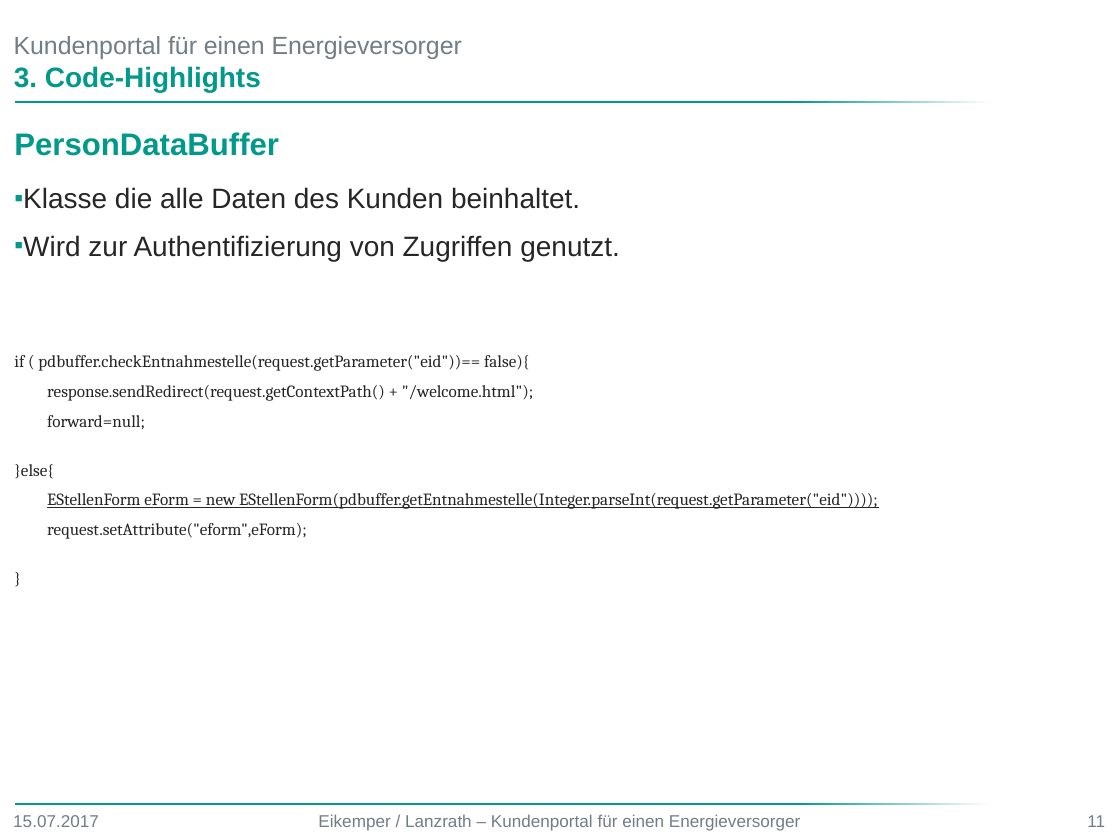
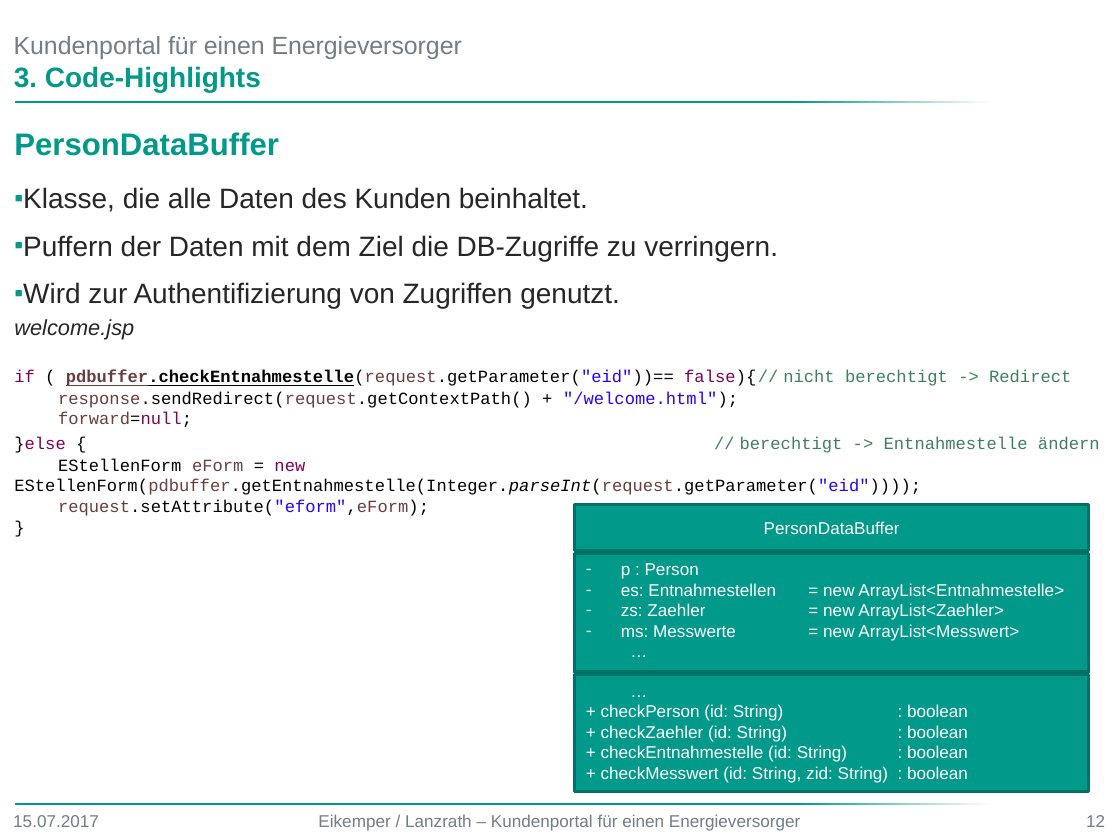
Before and after one commit to DerMagsTa/Kundenportal, a slide deck: slide 12 of Präsentation Web Programmierung.pptx (slide 11 before the commit). Drawn at 1120x840 pixels with LibreOffice and Linux fonts; fonts in the diff are those of the drawing; background and template pictures are left out. Boxes give left, top, right and bottom in pixels: in the first picture for what was removed or moved away, otherwise in the second. Text is boxed around its words. In the diff, an @@ line names an element or a change of style, - is before the commit and + after.

```diff
--- a/Präsentation Web Programmierung.pptx
+++ b/Präsentation Web Programmierung.pptx
@@ text at bbox=[23, 187, 778, 261]: text changed @@
-    ▪ Klasse die alle Daten des Kunden beinhaltet.
+    ▪ Klasse, die alle Daten des Kunden beinhaltet.
+    ▪ Puffern der Daten mit dem Ziel die DB-Zugriffe zu verringern.
@@ text at bbox=[14, 319, 1071, 386]: text changed; font Cambria to Courier New; text colour #262626 to #000000 @@
-if ( pdbuffer.checkEntnahmestelle(request.getParameter("eid"))== false){
+welcome.jsp
+if ( pdbuffer.checkEntnahmestelle(request.getParameter("eid"))== false){ // nicht berechtigt -> Redirect
@@ text at bbox=[14, 391, 921, 516]: font Cambria to Courier New in "response.sendRedirect(request.getContextPath() + "/welcome.h ...", "forward=null;", "EStellenForm eForm = new EStellenForm(pdbuffer.getEntnahmest ...", "request.setAttribute("eform",eForm);" and 1 more places; text colour #262626 to #6A3E3E in "response.sendRedirect(request.getContextPath()", "forward=null;", "eForm EStellenForm(pdbuffer.getEntnahmestelle(Integer.parseI ...", "request.setAttribute("eform",eForm);"; text colour #262626 to #000000 in "response.sendRedirect(request.getContextPath() + "/welcome.h ...", "forward=null;", "EStellenForm = EStellenForm(pdbuffer.getEntnahmestelle(Integ ...", "request.setAttribute("eform",eForm);" and 1 more places; text colour #262626 to #2A00FF in ""/welcome.html");", "EStellenForm(pdbuffer.getEntnahmestelle(Integer.parseInt(req ...", "request.setAttribute("eform",eForm);"; text colour #262626 to #7F0055 in "forward=null;", "new"; italic on in "EStellenForm(pdbuffer.getEntnahmestelle(Integer.parseInt(req ..."; underline off in "EStellenForm eForm = new EStellenForm(pdbuffer.getEntnahmest ..."; list level 4 to 1 in "response.sendRedirect(request.getContextPath() + "/welcome.h ..."; list level 4 to 1 in "forward=null;"; list level 4 to 1 in "EStellenForm eForm = new EStellenForm(pdbuffer.getEntnahmest ..."; list level 4 to 1 in "request.setAttribute("eform",eForm);"; less space between paragraphs @@
@@ text at bbox=[14, 437, 1100, 453]: text changed; font Cambria to Courier New; text colour #262626 to #3F7F5F @@
-}else{
+}else { // berechtigt -> Entnahmestelle ändern
@@ rectangle added at bbox=[575, 505, 1089, 551], fill #00998A, outline #007166 2 pt, 11 pt, text #FFFFFF @@
+PersonDataBuffer
@@ rectangle added at bbox=[575, 553, 1089, 672], fill #00998A, outline #007166 2 pt, 11 pt, text #FFFFFF @@
+– p : Person
+– es: Entnahmestellen = new ArrayList<Entnahmestelle>
+– zs: Zaehler = new ArrayList<Zaehler>
+– ms: Messwerte = new ArrayList<Messwert>
+…
@@ rectangle added at bbox=[575, 674, 1089, 791], fill #00998A, outline #007166 2 pt, 11 pt, text #FFFFFF @@
+…
++ checkPerson (id: String) : boolean
++ checkZaehler (id: String) : boolean
++ checkEntnahmestelle (id: String) : boolean
++ checkMesswert (id: String, zid: String) : boolean
@@ page number at bbox=[1086, 815, 1105, 827]: text changed @@
-11
+12
```
Also in this commit, not shown: 7 other slides changed, 2 slides added.
